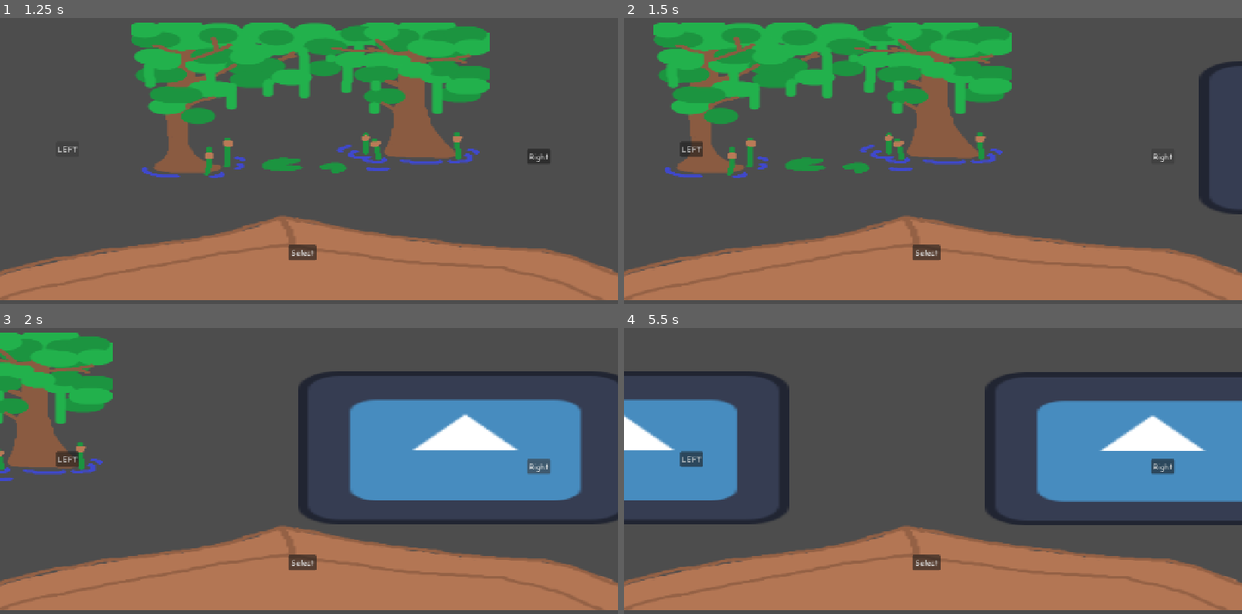
Above: before the commit, frames 1-4 (two rows, left to right).
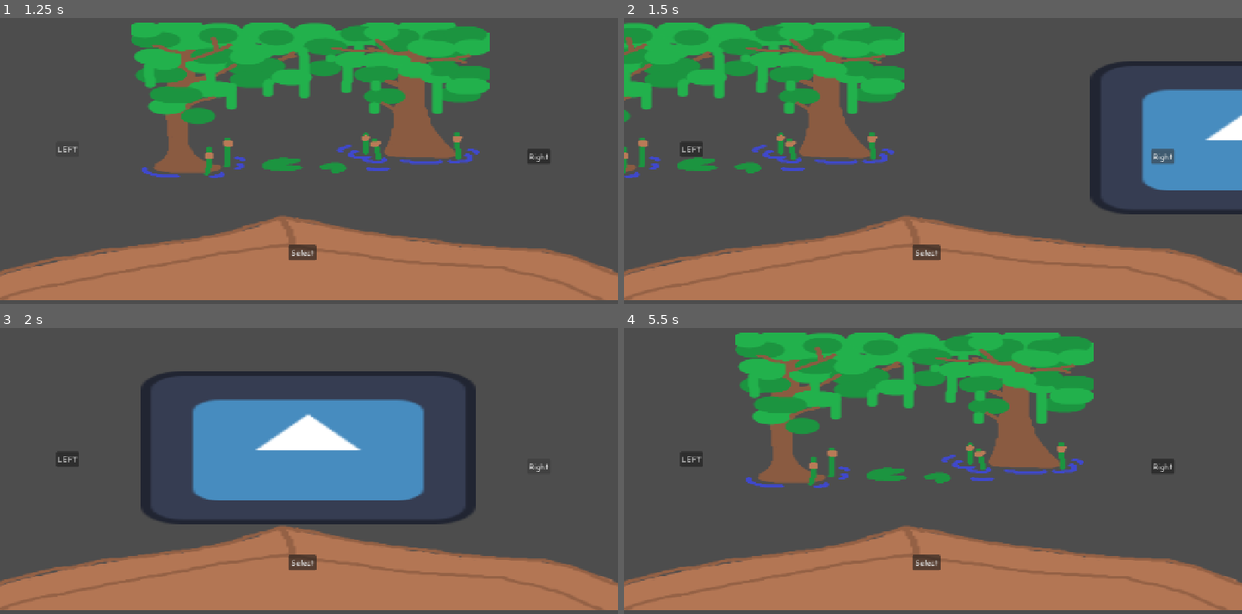
Above: after the commit, the same moments.

Repository: Animo105/game-jam-sherbrooke-2026
Game: Godot game, scene res://level_select.tscn
Two runs of this game, one before a commit and one after it. Both use one fixed random seed, a clock stepped at 60 frames per second and the inputs below. This scene is started directly instead of the project's main scene. The engine's default icon, where the game draws it, is replaced by a stand-in: a white triangle on a blue panel in a dark square.
Inputs (mouse positions are in pixels of both pictures, inside the frame that each line leads up to):
- Up to frame 1 (1.25 s): click "LEFT" at 0.5 s
- Up to frame 2 (1.5 s): click "Right" at 1.25 s
- Up to frame 3 (2 s): no input
- Up to frame 4 (5.5 s): move the mouse to (1068, 422) at 2.02 s; hold D (right) 2.03-2.78 s; click (1068, 422) at 2.17 s; move the mouse to (809, 456) at 2.77 s; hold A (left) 2.78-3.53 s; move the mouse to (994, 362) at 3.52 s; hold D (right) 3.53-5.03 s; move the mouse to (902, 511) at 4.27 s; click (902, 511) at 4.42 s; move the mouse to (1118, 491) at 5.02 s; hold A (left) from 5.03 s (still down)

Frame 1 is identical in both runs. In frame 2, 27% of the frame differs, in the area x 0-100%, y 1-69%; in frame 3, 28%; in frame 4, 38%.

Commit message:
mtn ya 2-3 hooks pour antoine

Diff:
--- a/Fish/Resources/fish.tres
+++ b/Fish/Resources/fish.tres
@@ -1,7 +1,7 @@
 [gd_resource type="Resource" script_class="FishResource" format=3 uid="uid://pnu58eom84qc"]
 
 [ext_resource type="Script" uid="uid://bb6mc2xy1t4uq" path="res://Fish/fish.gd" id="1_gajjq"]
-[ext_resource type="Texture2D" uid="uid://dixrk3ge4wxjn" path="res://Assets/full_cube_fish.png" id="2_rpmga"]
+[ext_resource type="Texture2D" uid="uid://dixrk3ge4wxjn" path="res://Assets/fish/full_cube_fish.png" id="2_rpmga"]
 
 [resource]
 script = ExtResource("1_gajjq")
--- a/Gears/Resources/hook1.tres
+++ b/Gears/Resources/hook1.tres
@@ -1,7 +1,9 @@
 [gd_resource type="Resource" script_class="GearResource" format=3 uid="uid://b8tjya7jsnhcu"]
 
 [ext_resource type="Script" uid="uid://c6skkt4jmcl07" path="res://Gears/gear.gd" id="1_h257m"]
+[ext_resource type="Texture2D" uid="uid://ceqtiyeq0tre3" path="res://Assets/gearsAssets/Hook1.png" id="2_extkb"]
 
 [resource]
 script = ExtResource("1_h257m")
-strenght = -5
+price = 50
+texture = ExtResource("2_extkb")
--- /dev/null
+++ b/Gears/Resources/hook2.tres
@@ -0,0 +1,13 @@
+[gd_resource type="Resource" script_class="GearResource" format=3 uid="uid://dic1dx0wevjse"]
+
+[ext_resource type="Script" uid="uid://c6skkt4jmcl07" path="res://Gears/gear.gd" id="1_t6rri"]
+[ext_resource type="Texture2D" uid="uid://g4l7ovs1m62n" path="res://Assets/gearsAssets/Hook2.png" id="2_c1oif"]
+
+[resource]
+script = ExtResource("1_t6rri")
+price = 100
+texture = ExtResource("2_c1oif")
+level = 1
+strenght = 0.08
+snap = -1.0
+metadata/_custom_type_script = "uid://c6skkt4jmcl07"
--- /dev/null
+++ b/Gears/Resources/hook3.tres
@@ -0,0 +1,14 @@
+[gd_resource type="Resource" script_class="GearResource" format=3 uid="uid://4h1eur3x4y8d"]
+
+[ext_resource type="Script" uid="uid://c6skkt4jmcl07" path="res://Gears/gear.gd" id="1_aaq2q"]
+[ext_resource type="Texture2D" uid="uid://e46r3uvdphv" path="res://Assets/gearsAssets/Hook3.png" id="2_cu8hc"]
+
+[resource]
+script = ExtResource("1_aaq2q")
+price = 300
+texture = ExtResource("2_cu8hc")
+level = 2
+strenght = 0.14
+snap = -1.0
+rarity = 0.5
+metadata/_custom_type_script = "uid://c6skkt4jmcl07"
--- a/Gears/gear.gd
+++ b/Gears/gear.gd
@@ -13,7 +13,11 @@
 @export var price : int
 @export var texture : Texture2D
 @export_range(0, 2, 1) var level : int
-@export_range(-5,5, 1) var strenght : int
-@export_range(-5,5, 1) var speed : int
-@export_range(-5,5, 1) var snap : int
-@export_range(-5,5, 1) var rarity : int
+## La strength est en pourcentage et soustraite a celle du poisson
+@export var strenght : float
+## La speed est mesurer en seconde et soustraite a celle du poisson
+@export var speed : float
+## La snap speed est mesurer en seconde et soustraite a celle du poisson
+@export var snap : float
+## La rarity est mesurer de 0 à 5 et change les poissons hooked
+@export var rarity : float
--- a/level_select.gd
+++ b/level_select.gd
@@ -28,8 +28,10 @@
 			tween.kill()
 		tween = create_tween()
 		tween.set_parallel()
-		tween.tween_property(stages[current_stage], "position:x", 1700, 1.0)
-		tween.tween_property(stages[current_stage-1], "position:x", 600, 1.0)
+		tween.set_trans(Tween.TRANS_BACK)
+		tween.set_ease(Tween.EASE_OUT)
+		tween.tween_property(stages[current_stage], "position:x", 1700, 2.0)
+		tween.tween_property(stages[current_stage-1], "position:x", 600, 2.0)
 		current_stage -= 1
 	print(current_stage)
 
@@ -41,8 +43,10 @@
 			tween.kill()
 		tween = create_tween()
 		tween.set_parallel()
-		tween.tween_property(stages[current_stage], "position:x", -500, 1.0)
-		tween.tween_property(stages[current_stage+1], "position:x", 600, 1.0)
+		tween.set_trans(Tween.TRANS_BACK)
+		tween.set_ease(Tween.EASE_OUT)
+		tween.tween_property(stages[current_stage], "position:x", -500, 2.0)
+		tween.tween_property(stages[current_stage+1], "position:x", 600, 2.0)
 		current_stage += 1
 	print(current_stage)
 
Renamed: Assets/fish_template.png -> Assets/fish/fish_template.png
Not shown, added: Assets/fish/fish_template.png.import
Renamed: Assets/fish_template_hidden.png -> Assets/fish/fish_template_hidden.png
Not shown, changed: Assets/fish/fish_template_hidden.png.import
Renamed: Assets/full_cube_fish.png -> Assets/fish/full_cube_fish.png
Not shown, added: Assets/fish/full_cube_fish.png.import
Renamed: Assets/full_cube_fish_hidden.png -> Assets/fish/full_cube_fish_hidden.png
Not shown, changed: Assets/fish/full_cube_fish_hidden.png.import
Renamed: Assets/spike_fish.png -> Assets/fish/spike_fish.png
Not shown, added: Assets/fish/spike_fish.png.import
Renamed: Assets/spike_fish_hidden.png -> Assets/fish/spike_fish_hidden.png
Not shown, changed: Assets/fish/spike_fish_hidden.png.import
(and 6 more such lines)
